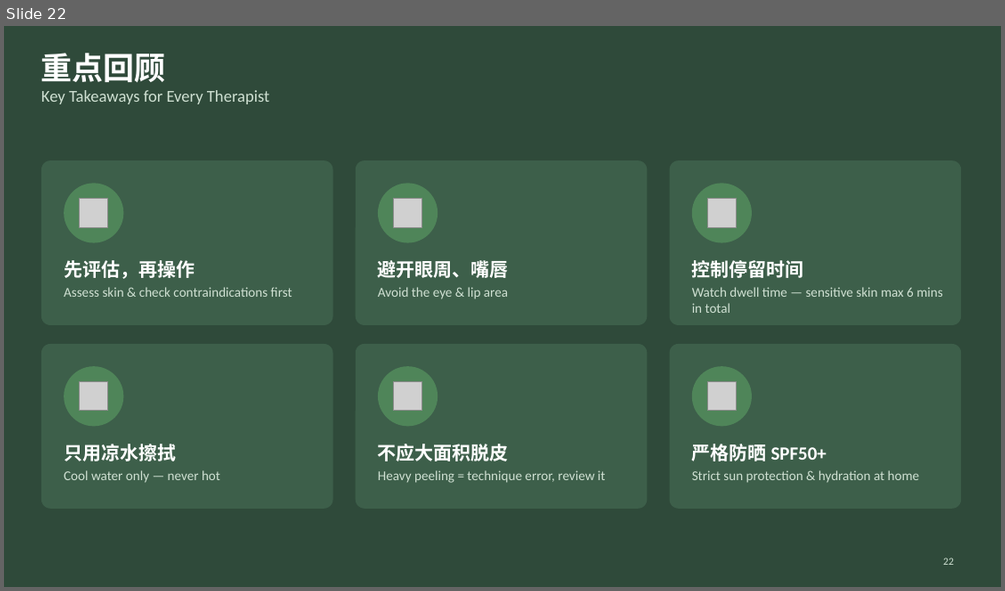
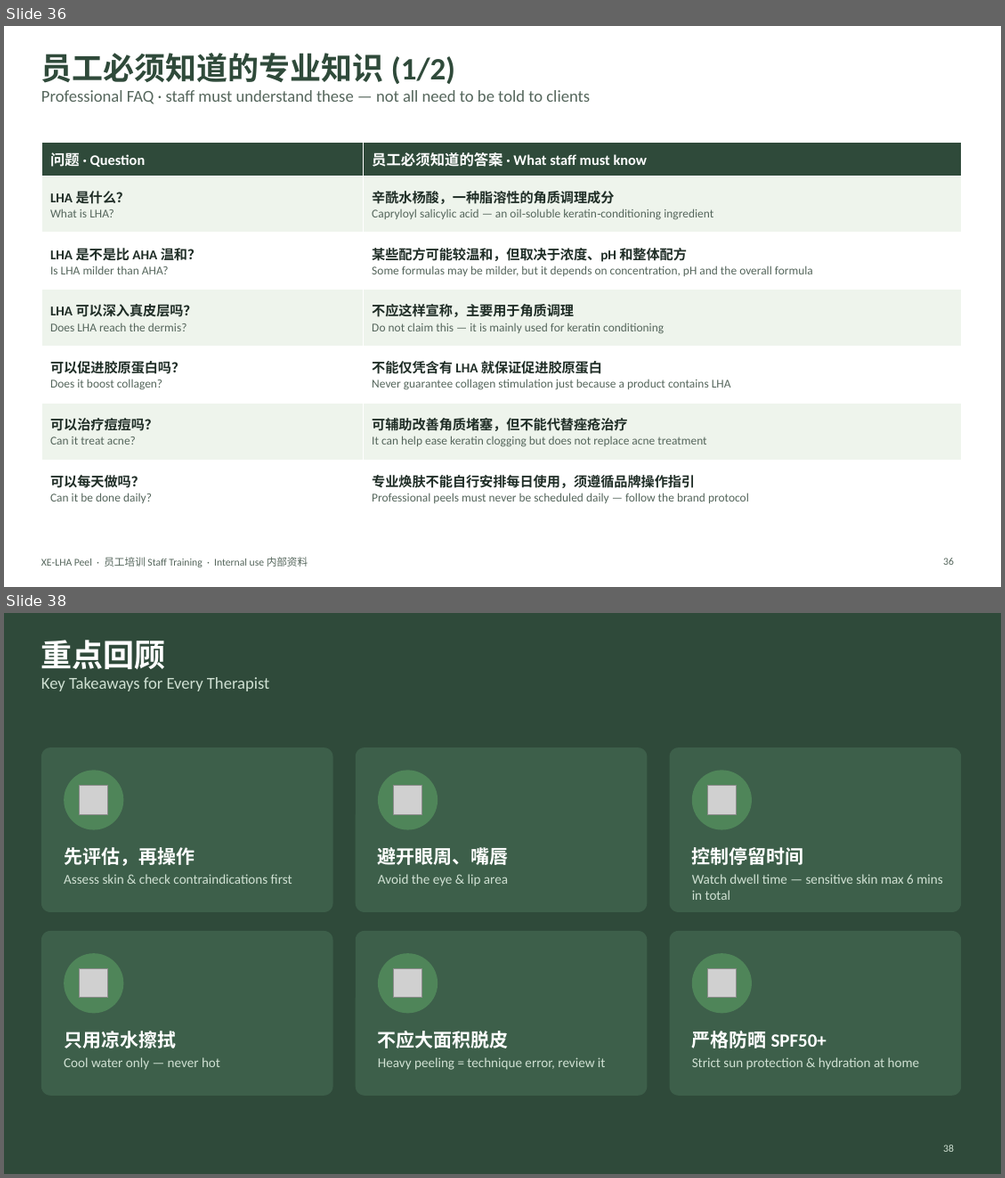
Before and after one commit to wanxinlee/cautious-computing-machine, a slide deck: XE-LHA-Peel-Staff-Training.pptx. Shown one above the other, each under a label of ours: slide 22 before the commit, slides 36 and 38 after it; the slides between them are not shown. The pictures are 1005x591 and 1005x1178 pixels, drawn with LibreOffice and Linux fonts; fonts in the diff are those of the drawing; grey boxes stand for pictures. Boxes give left, top, right and bottom in pixels: in the first picture for what was removed or moved away, otherwise in the second. Text is boxed around its words. In the diff, an @@ line names an element or a change of style, - is before the commit and + after.

```diff
--- a/XE-LHA-Peel-Staff-Training.pptx
+++ b/XE-LHA-Peel-Staff-Training.pptx
@@ slide 36 added at box(4, 26, 1001, 587), background #FFFFFF @@
@@ title added at box(41, 53, 590, 104), 16 pt, text #55665C @@
+员工必须知道的专业知识 (1/2)
+Professional FAQ · staff must understand these — not all need to be told to clients
@@ table added at box(41, 142, 961, 507), 7 rows, 2 columns @@
+问题 · Question | 员工必须知道的答案 · What staff must know
+LHA 是什么？ / What is LHA? | 辛酰水杨酸，一种脂溶性的角质调理成分 / Capryloyl salicylic acid — an oil‑soluble keratin‑conditioning ingredient
+LHA 是不是比 AHA 温和？ / Is LHA milder than AHA? | 某些配方可能较温和，但取决于浓度、pH 和整体配方 / Some formulas may be milder, but it depends on concentration, pH and the overall formula
+LHA 可以深入真皮层吗？ / Does LHA reach the dermis? | 不应这样宣称，主要用于角质调理 / Do not claim this — it is mainly used for keratin conditioning
+可以促进胶原蛋白吗？ / Does it boost collagen? | 不能仅凭含有 LHA 就保证促进胶原蛋白 / Never guarantee collagen stimulation just because a product contains LHA
+可以治疗痘痘吗？ / Can it treat acne? | 可辅助改善角质堵塞，但不能代替痤疮治疗 / It can help ease keratin clogging but does not replace acne treatment
+可以每天做吗？ / Can it be done daily? | 专业焕肤不能自行安排每日使用，须遵循品牌操作指引 / Professional peels must never be scheduled daily — follow the brand protocol
@@ text added at box(41, 556, 308, 567), 10 pt, text #55665C @@
+XE‑LHA Peel · 员工培训 Staff Training · Internal use 内部资料
@@ page number added at box(943, 557, 954, 564), 10 pt, text #55665C @@
+36
@@ what was slide 22 is now slide 38 @@
@@ page number at box(943, 1144, 954, 1151): text changed @@
-22
+38
```
Also in this commit, not shown: 3 slides changed, 17 other slides added, 2 slides removed.
